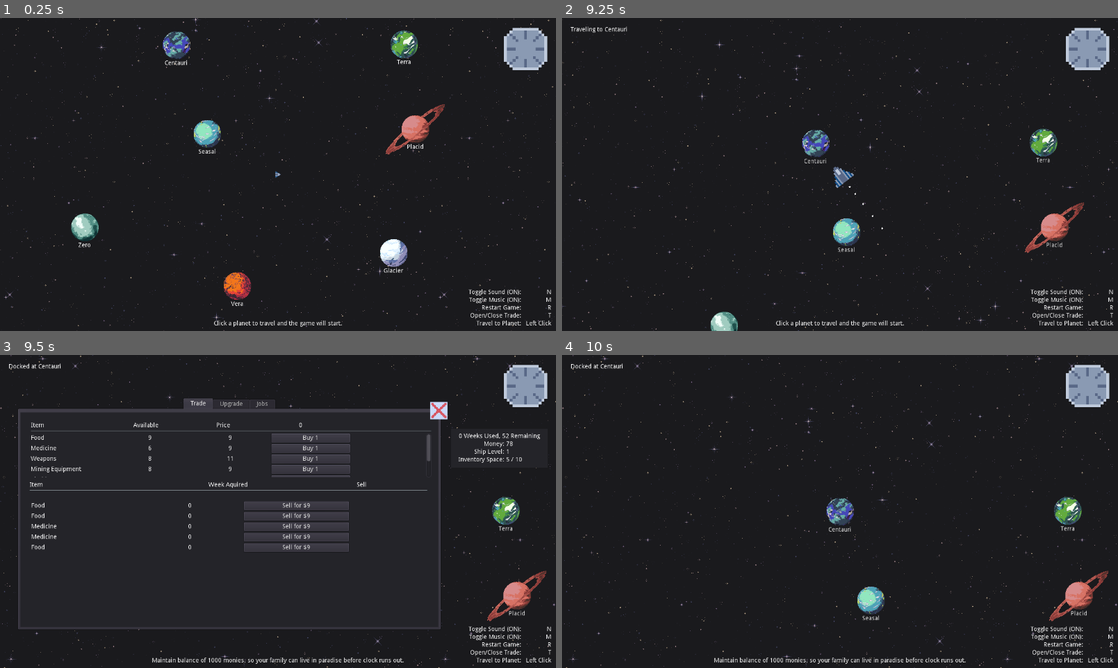
Above: before the commit, frames 1-4 (two rows, left to right).
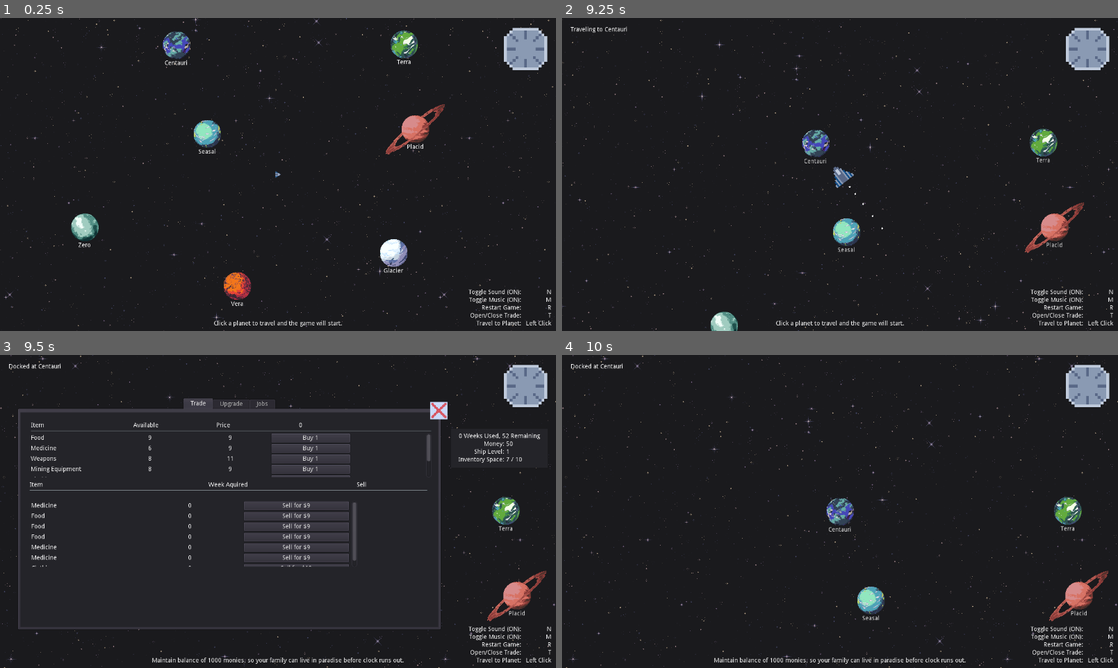
Above: after the commit, the same moments.

Repository: shadowhen/Star-Trader
Game: Godot game, scene res://World.tscn
Two runs of this game, one before a commit and one after it. Both use one fixed random seed, a clock stepped at 60 frames per second and the inputs below.
Inputs (mouse positions are in pixels of both pictures, inside the frame that each line leads up to):
- Up to frame 1 (0.25 s): no input
- Up to frame 2 (9.25 s): tap A at 0.5, 1.25, 6.5, 7.25, 8 s; move the mouse to (767, 133) at 0.52 s; press the mouse at (767, 133) at 0.53 s; hold Right (ui_right) 0.53-1.28 s; move the mouse to (1017, 71) at 1.27 s; release the mouse at (1017, 71) at 1.28 s; hold Down (ui_down) 1.28-2 s; tap M (toggle_music) at 1.35, 8.1 s; click (1017, 71) at 1.42 s; click "Buy 1" at 2 s; click "Sell for $13" at 2.75 s; click "Sell for $17" at 3.5 s; click "Sell for $14" at 4.25 s; click (1001, 74) at 5 s; tap R (restart) at 5.75, 7.9 s; move the mouse to (1023, 293) at 5.77 s; hold Right (ui_right) 5.78-6.53 s; tap N (toggle_sound) at 5.85, 8.85 s; click (1023, 293) at 5.92 s; move the mouse to (801, 287) at 6.52 s; hold Up (ui_up) 6.53-7.28 s; tap T (trade) at 6.6 s; click (801, 287) at 6.67 s; move the mouse to (990, 93) at 7.27 s; press the mouse at (990, 93) at 7.28 s; hold Left (ui_left) 7.28-8.78 s; move the mouse to (739, 46) at 8.02 s; release the mouse at (739, 46) at 8.03 s; click (739, 46) at 8.17 s; move the mouse to (667, 255) at 8.77 s; hold Down (ui_down) from 8.78 s (still down); click (667, 255) at 8.92 s
- Up to frame 3 (9.5 s): keep holding Down (ui_down)
- Up to frame 4 (10 s): move the mouse to (756, 433) at 9.52 s; release Down (ui_down) at 9.53 s; hold Right (ui_right) from 9.53 s (still down); tap T (trade) at 9.6 s

Frames 1-2 are identical in both runs. In frame 3, 0.8% of the frame differs, in the area x 5-93%, y 27-68%; in frame 4, nothing differs.

Commit message:
fixed resetting player and game data after restart

Diff:
--- a/Game.gd
+++ b/Game.gd
@@ -53,6 +53,8 @@
 		clock.value = PlayerData.time_used
 
 	if Input.is_action_just_pressed("restart"):
+		GameData.restart()
+		PlayerData.restart()
 		get_tree().reload_current_scene()
 	if Input.is_action_just_pressed("toggle_music"):
 		MusicPlayer.toggle()
--- a/Singletons/GameData.gd
+++ b/Singletons/GameData.gd
@@ -10,6 +10,9 @@
 
 # Called when the node enters the scene tree for the first time.
 func _ready():
+	restart()
+
+func restart():
 	var item_data_file = File.new()
 	item_data_file.open("res://Data/gameData.json", File.READ)
 	var item_data_json = JSON.parse(item_data_file.get_as_text())
@@ -21,8 +24,6 @@
 	var planet_data_json = JSON.parse(planet_data_file.get_as_text())
 	planet_data_file.close()
 	planet_inventory = planet_data_json.result
-
-
 # Called every frame. 'delta' is the elapsed time since the previous frame.
 #func _process(delta):
 #	pass
--- a/Singletons/PlayerData.gd
+++ b/Singletons/PlayerData.gd
@@ -14,6 +14,10 @@
 
 # Called when the node enters the scene tree for the first time.
 func _ready():
+	restart()
+
+
+func restart():
 	# parses inventory data
 	var inv_data_file = File.new()
 	inv_data_file.open("res://Data/invData.json", File.READ)
@@ -27,6 +31,7 @@
 	var stats_data_json = JSON.parse(stats_data_file.get_as_text())
 	stats_data_file.close()
 	player_stats = stats_data_json.result
+
 
 func set_money(p_money : int) -> void:
 	PlayerData.player_stats["Money"]["Value"] = p_money
